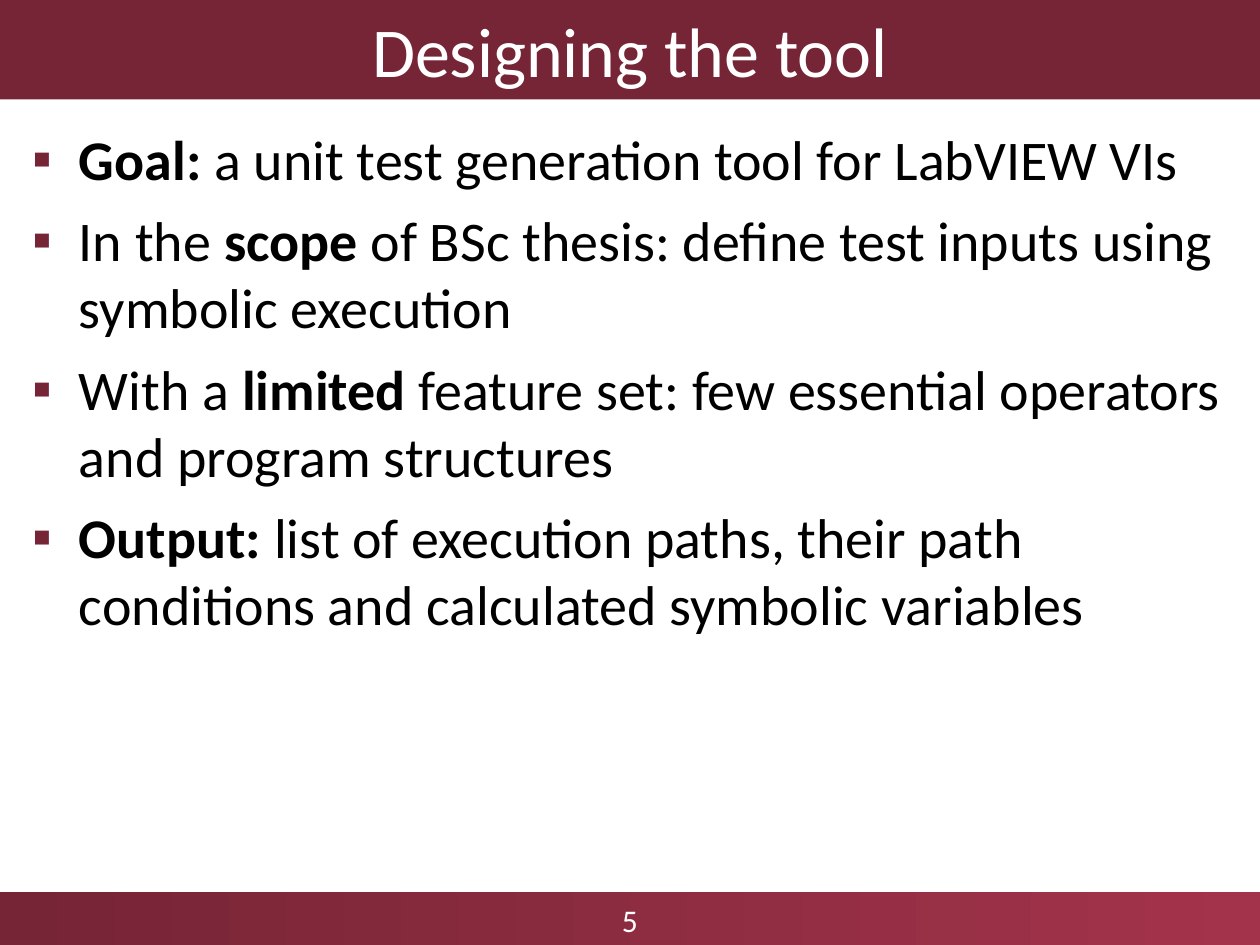
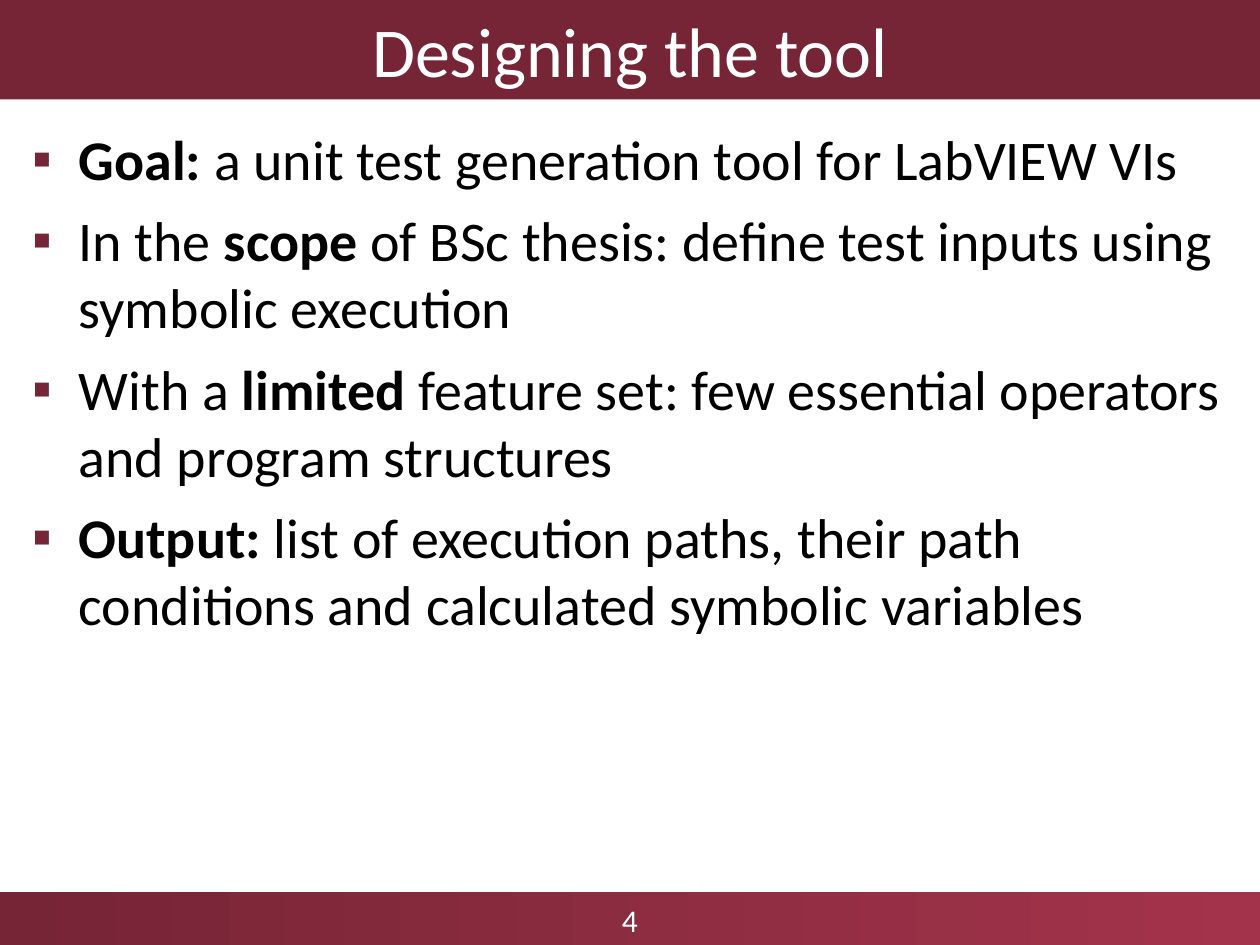
Before and after one commit to aronszabo/thesis-labview-testing, a slide deck: slide 4 of ftsrg-presentation.ppt (slide 5 before the commit). Drawn at 1260x945 pixels with LibreOffice and Linux fonts; fonts in the diff are those of the drawing; background and template pictures are left out. Boxes give left, top, right and bottom in pixels: in the first picture for what was removed or moved away, otherwise in the second. Text is boxed around its words. In the diff, an @@ line names an element or a change of style, - is before the commit and + after.

```diff
--- a/ftsrg-presentation.ppt
+++ b/ftsrg-presentation.ppt
@@ text at bbox=[622, 911, 638, 932]: text changed @@
-5
+4
```
Also in this commit, not shown: 4 other slides changed, 1 other file.
